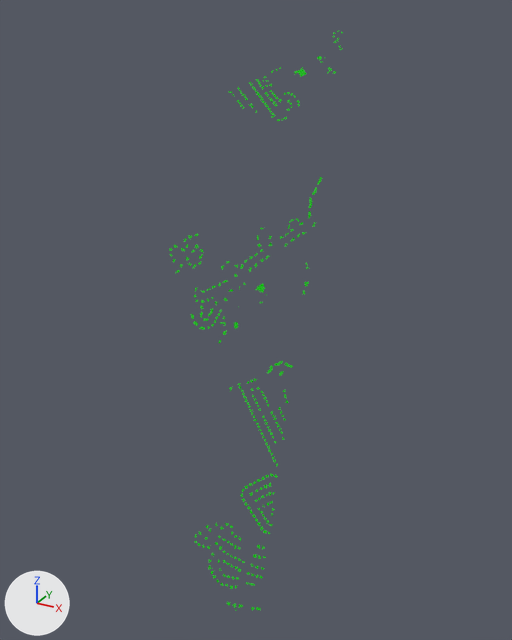
Before and after pictures for a commit that changed the glTF model samples/1.1/delaware/content/2_0_2.glb.
Before and after are seen from a 50 mm camera at (-2422.0, -3272.0, 3312.0) aimed at (-4382.0, 290.0, 1530.0). Every picture has the same lights, and +X, +Y and +Z are marked at lower left. Where no turn or scale is listed for an object, it has been applied to the vertices. Vertices at the same position are counted once.

The older version as bpy lines, for what is in view:
```python
mat_material_1 = principled_material('Material_1')
mat_material_1.base_color = (1.0, 1.0, 1.0)  # white #ffffff
mat_material_1.roughness = 0.502
me_mesh = bpy.data.meshes.new('mesh')
me_mesh.from_pydata(...)  # 2426 vertices, 1701 faces; spans x -5025.0..-3802.0, y -765.0..1531.0, z 296.0..3175.0
# faces by material slot: [1691, 10]
me_mesh.materials.append(mat_material_0)  # green #00bc00
me_mesh.materials.append(mat_material_1)  # white #ffffff
ob_mesh = bpy.data.objects.new('mesh', me_mesh)
ob_mesh.location = (0.0, 0.0, 0.0)
```
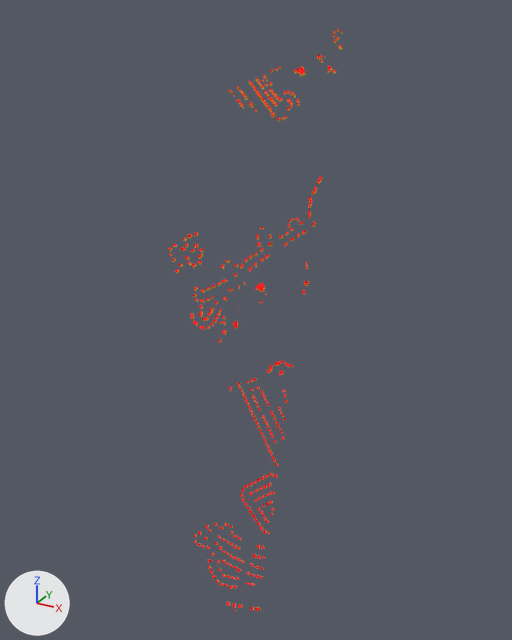
Pixel boxes (x1, y1, x2, y2) of what changed, in the pictures (512 x 640 px):
'mesh', recoloured, reshaped: before (169, 31, 343, 611); after (168, 29, 343, 611)

What changed in the scene script:
```text
Change mat_material_1:
    mat_material_1.base_color: (1.0, 1.0, 1.0) -> (1.0, 0.0, 0.0)  # white #ffffff -> red #ff0000
Add mat_material_3:
    mat_material_3 = principled_material('Material_3')
    mat_material_3.base_color = (1.0, 1.0, 1.0)  # white #ffffff
    mat_material_3.roughness = 0.502
Add mat_material_2:
    mat_material_2 = principled_material('Material_2')
    mat_material_2.base_color = (0.933, 0.788, 0.0)  # yellow #f7e600
    mat_material_2.roughness = 0.0
Change me_mesh:
    used by ob_mesh; location = (0.0, 0.0, 0.0)
    remove me_mesh.from_pydata(...)  # 2426 vertices, 1701 faces; spans x -5025.0..-3802.0, y -765.0..1531.0, z 296.0..3175.0
    add me_mesh.from_pydata(...)  # 4943 vertices, 8440 faces; spans x -5025.0..-3799.0, y -775.0..1532.0, z 296.0..3184.0
    me_mesh part 1: 1 vertex moved within x -4612.0, y 139.0, z 1578.0; 1418 vertices removed from x -5025.0..-3836.0, y -765.0..1531.0, z 296.0..3175.0; 3852 vertices added at x -5025.0..-3799.0, y -775.0..1532.0, z 296.0..3184.0
    add me_mesh.materials.append(mat_material_2)  # yellow #f7e600
    add me_mesh.materials.append(mat_material_3)  # white #ffffff
```
